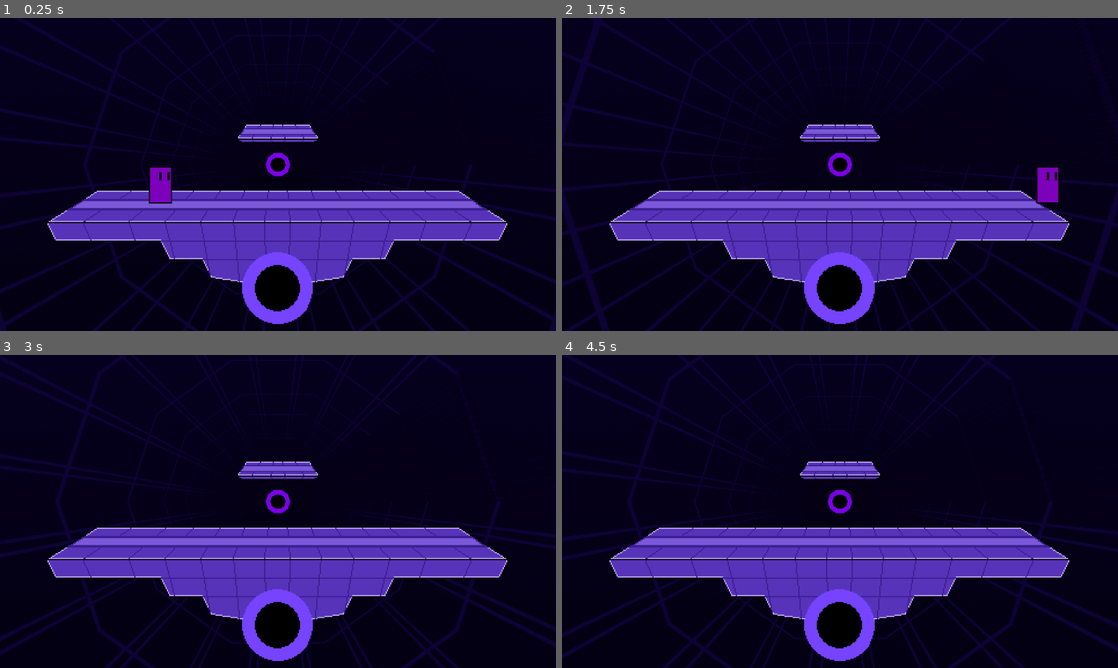
Above: before the commit, frames 1-4 (two rows, left to right).
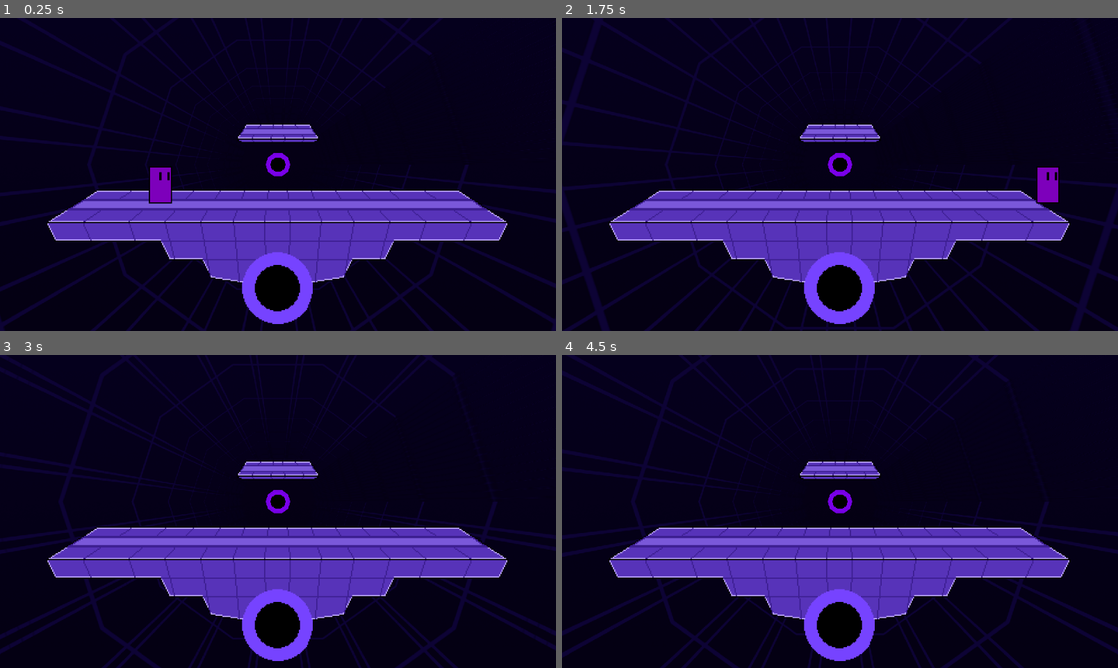
Above: after the commit, the same moments.

Repository: Logn35/SmashBox
Game: Godot game, scene res://Stages/Test Stage.tscn
Two runs of this game, one before a commit and one after it. Both use one fixed random seed, a clock stepped at 60 frames per second and the inputs below.
Inputs:
- Up to frame 1 (0.25 s): no input
- Up to frame 2 (1.75 s): hold Up (ui_up) 0.53-1.28 s; hold D (moveRight) from 0.53 s (still down); tap Up (ui_up) at 1.35, 1.52 s
- Up to frame 3 (3 s): tap Up (ui_up) at 1.82, 2.85 s; release D (moveRight) at 2.03 s; hold A (moveLeft) 2.03-2.78 s; hold Up (ui_up) 2.03-2.78 s; hold D (moveRight) from 2.78 s (still down)
- Up to frame 4 (4.5 s): tap Up (ui_up) at 3.02, 3.32, 4.35 s; hold Up (ui_up) 3.53-4.28 s; release D (moveRight) at 4.28 s; hold A (moveLeft) from 4.28 s (still down)

The runs differ from the first frame. In frame 1, 3.7% of the frame differs, in the area x 0-100%, y 0-100%; in frame 2, 2.9%; in frame 3, 3.9%; in frame 4, 4.1%.

Commit message:
Changed literally nothing

Diff:
--- a/Stages/3d Test Background.tscn
+++ b/Stages/3d Test Background.tscn
@@ -33,15 +33,6 @@
 ambient_light_color = Color( 1, 1, 1, 1 )
 tonemap_mode = 3
 glow_intensity = 2.99
-
-[sub_resource type="CylinderMesh" id=2]
-
-[sub_resource type="SpatialMaterial" id=3]
-flags_transparent = true
-params_diffuse_mode = 4
-uv1_scale = Vector3( 20, 100, 20 )
-uv1_triplanar_sharpness = 2.2974
-uv2_scale = Vector3( 100, 100, 100 )
 
 [sub_resource type="AnimatedTexture" id=4]
 flags = 23
@@ -128,13 +119,6 @@
 [node name="WorldEnvironment" type="WorldEnvironment" parent="Background"]
 environment = SubResource( 1 )
 
-[node name="MeshInstance" type="MeshInstance" parent="Background"]
-transform = Transform( 0.0936613, 11.2844, 0.546617, -0.885289, 4.35036, -0.336673, -0.455511, -6.13468, 0.766721, 2.86285, 3.39039, 4.35112 )
-visible = false
-cast_shadow = 0
-mesh = SubResource( 2 )
-material/0 = SubResource( 3 )
-
 [node name="Tube" type="CSGTorus" parent="Background"]
 transform = Transform( 0.996913, 0, 0, 0, -4.68517e-06, -0.996893, 0, 28.7574, -1.62415e-07, 0, 0, -10 )
 calculate_tangents = false
@@ -142,6 +126,7 @@
 inner_radius = 1.0
 outer_radius = 2.0
 sides = 10
+ring_sides = 8
 material = SubResource( 5 )
 
 [node name="Beep Logo" type="CSGTorus" parent="Background"]
--- a/project.godot
+++ b/project.godot
@@ -30,13 +30,6 @@
 
 [input]
 
-ui_up={
-"deadzone": 0.5,
-"events": [ Object(InputEventKey,"resource_local_to_scene":false,"resource_name":"","device":0,"alt":false,"shift":false,"control":false,"meta":false,"command":false,"pressed":false,"scancode":16777232,"unicode":0,"echo":false,"script":null)
-, Object(InputEventJoypadButton,"resource_local_to_scene":false,"resource_name":"","device":0,"button_index":12,"pressure":0.0,"pressed":false,"script":null)
-, Object(InputEventKey,"resource_local_to_scene":false,"resource_name":"","device":0,"alt":false,"shift":false,"control":false,"meta":false,"command":false,"pressed":false,"scancode":32,"unicode":0,"echo":false,"script":null)
- ]
-}
 moveLeft={
 "deadzone": 0.5,
 "events": [ Object(InputEventKey,"resource_local_to_scene":false,"resource_name":"","device":0,"alt":false,"shift":false,"control":false,"meta":false,"command":false,"pressed":false,"scancode":65,"unicode":0,"echo":false,"script":null)
Not shown: 1 places in Stages/3d Test Background.tscn that only renumber resources
